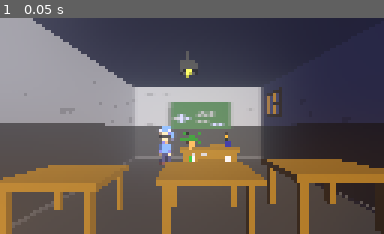
Above: before the commit, frame 1.
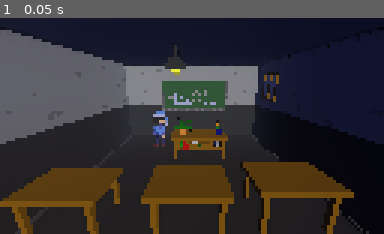
Above: after the commit, the same moment.

Repository: MoFa-Development/TheAbsolutelyTrueGame
Game: Godot game, scene res://scenes/Room.tscn
Same seed, same stepped clock (60 frames per second), same inputs: the game is played once before the commit and once after it.
Inputs:
- Up to frame 1 (0.05 s): no input

The runs differ from the first frame. In frame 1, 91% of the frame differs, in the area x 0-100%, y 0-100%.

Commit message:
Fixed camera

Diff:
--- a/src/environment/Editor.tres
+++ /dev/null
@@ -1,16 +0,0 @@
-[gd_resource type="Environment" load_steps=3 format=2]
-
-[ext_resource path="res://assets/images/backgrounds/skybox.jpg" type="Texture" id=1]
-
-[sub_resource type="PanoramaSky" id=1]
-panorama = ExtResource( 1 )
-
-[resource]
-background_mode = 2
-background_sky = SubResource( 1 )
-fog_enabled = true
-glow_enabled = true
-glow_bloom = 0.3
-glow_blend_mode = 0
-glow_bicubic_upscale = true
-adjustment_enabled = true
--- a/src/environment/Main.tres
+++ b/src/environment/Main.tres
@@ -9,10 +9,16 @@
 background_mode = 2
 background_sky = SubResource( 1 )
 fog_enabled = true
-dof_blur_far_enabled = true
+ssao_enabled = true
+ssao_quality = 2
+ssao_blur = 0
 dof_blur_near_enabled = true
+dof_blur_near_distance = 2.63
+dof_blur_near_transition = 1.71
+dof_blur_near_amount = 0.11
+dof_blur_near_quality = 2
 glow_enabled = true
-glow_bloom = 0.3
+glow_bloom = 0.05
 glow_blend_mode = 0
 glow_bicubic_upscale = true
 adjustment_enabled = true
--- a/src/project.godot
+++ b/src/project.godot
@@ -79,3 +79,4 @@
 vram_compression/import_etc=true
 vram_compression/import_etc2=false
 environment/default_clear_color=Color( 0.113725, 0.0431373, 0.211765, 1 )
+environment/default_environment="res://environment/Main.tres"
--- a/src/scenes/Room.tscn
+++ b/src/scenes/Room.tscn
@@ -17,16 +17,30 @@
 [ext_resource path="res://assets/models/Objects/table.obj" type="ArrayMesh" id=15]
 [ext_resource path="res://assets/models/Objects/table.png" type="Texture" id=16]
 
-[sub_resource type="SpatialMaterial" id=7]
+[sub_resource type="GDScript" id=8]
+script/source = "extends Camera
+
+
+onready var goalPos = global_transform.origin.x
+
+func _process(delta):
+	if Input.is_action_pressed(\"ui_left\"):
+		goalPos -= 0.1
+	if Input.is_action_pressed(\"ui_right\"):
+		goalPos += 0.1
+	global_transform.origin.x = lerp(global_transform.origin.x, goalPos, 0.3)
+"
+
+[sub_resource type="SpatialMaterial" id=1]
 albedo_texture = ExtResource( 16 )
 
-[sub_resource type="SpatialMaterial" id=1]
+[sub_resource type="SpatialMaterial" id=2]
 albedo_texture = ExtResource( 2 )
 
-[sub_resource type="SpatialMaterial" id=2]
+[sub_resource type="SpatialMaterial" id=3]
 albedo_texture = ExtResource( 6 )
 
-[sub_resource type="SpatialMaterial" id=3]
+[sub_resource type="SpatialMaterial" id=4]
 albedo_texture = ExtResource( 7 )
 
 [sub_resource type="SpatialMaterial" id=5]
@@ -38,54 +52,55 @@
 emission_on_uv2 = false
 emission_texture = ExtResource( 12 )
 
-[sub_resource type="SpatialMaterial" id=4]
+[sub_resource type="SpatialMaterial" id=6]
 albedo_texture = ExtResource( 10 )
 
-[sub_resource type="SpatialMaterial" id=6]
+[sub_resource type="SpatialMaterial" id=7]
 albedo_texture = ExtResource( 14 )
 
 [node name="Room" type="Spatial"]
 
 [node name="Camera" type="Camera" parent="."]
-transform = Transform( 1, 0, 0, 0, 1, 0, 0, 0, 1, -0.181745, 3.30279, 2.62146 )
+transform = Transform( 1, 0, 0, 0, 0.965926, 0.258819, 0, -0.258819, 0.965926, 0.418255, 5.30279, 2.62146 )
 environment = ExtResource( 3 )
 current = true
 near = 1.0
+script = SubResource( 8 )
 
 [node name="DirectionalLight" type="DirectionalLight" parent="."]
-transform = Transform( 0.931158, 0.153938, 0.330528, -0.272563, 0.895999, 0.350564, -0.242187, -0.41652, 0.876274, 10.8361, 5.47195, 7.21686 )
-light_energy = 0.83
-light_indirect_energy = 0.14
+transform = Transform( 0.931158, 0.153938, 0.330527, -0.272563, 0.895999, 0.350564, -0.242187, -0.41652, 0.876274, 10.8361, 5.47195, 7.21686 )
+light_energy = 0.51
+light_indirect_energy = 0.46
 
 [node name="table3" type="MeshInstance" parent="."]
 transform = Transform( 1, 0, 0, 0, 1, 0, 0, 0, 1, 2.60658, 0.304015, -1.5113 )
 mesh = ExtResource( 15 )
-material/0 = SubResource( 7 )
+material/0 = SubResource( 1 )
 
 [node name="table2" type="MeshInstance" parent="."]
 transform = Transform( 1, 0, 0, 0, 1, 0, 0, 0, 1, -1.14975, 0.202677, -1.42618 )
 mesh = ExtResource( 15 )
-material/0 = SubResource( 7 )
+material/0 = SubResource( 1 )
 
 [node name="table" type="MeshInstance" parent="."]
 transform = Transform( 1, 0, 0, 0, 1, 0, 0, 0, 1, -5.55542, 0.101338, -1.3742 )
 mesh = ExtResource( 15 )
-material/0 = SubResource( 7 )
+material/0 = SubResource( 1 )
 
 [node name="MrP" type="MeshInstance" parent="."]
 transform = Transform( 0.908711, 0, 0.417423, 0, 1, 0, -0.417423, 0, 0.908711, -2.26071, 0.14, -10 )
 mesh = ExtResource( 1 )
-material/0 = SubResource( 1 )
+material/0 = SubResource( 2 )
 
 [node name="empty-classroom" type="MeshInstance" parent="."]
 transform = Transform( 1, 0, 0, 0, 1, 0, 0, 0, 1, -6, 0, 0 )
 mesh = ExtResource( 5 )
-material/0 = SubResource( 2 )
+material/0 = SubResource( 3 )
 
 [node name="board" type="MeshInstance" parent="."]
 transform = Transform( 1, 0, 0, 0, 1, 0, 0, 0, 1, -2.43193, 2.90782, -12.5122 )
 mesh = ExtResource( 4 )
-material/0 = SubResource( 3 )
+material/0 = SubResource( 4 )
 
 [node name="lamp" type="MeshInstance" parent="."]
 transform = Transform( 0.998431, -0.00877797, 0.0553032, 0.00759462, 0.999738, 0.0215715, -0.0554781, -0.0211176, 0.998236, -0.7779, 5.82146, -4.62916 )
Not shown: 2 places in src/scenes/Room.tscn that only renumber resources
